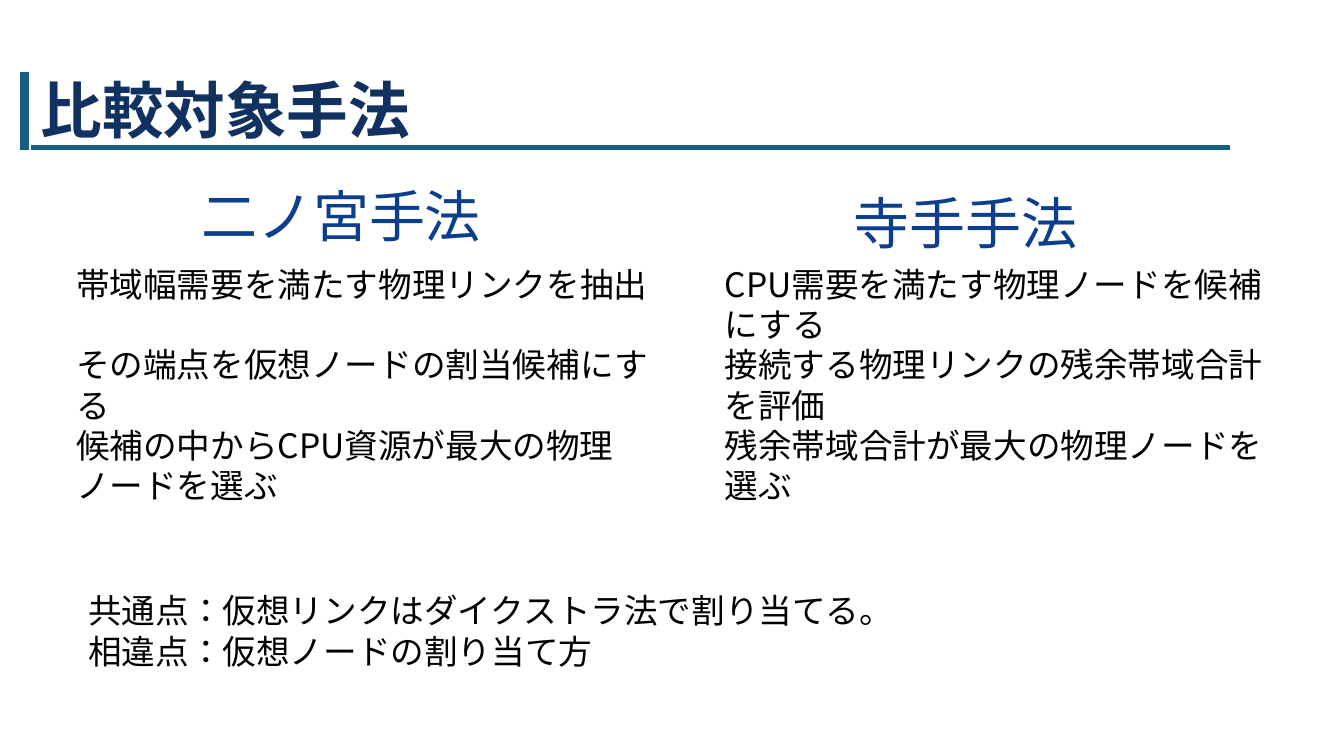
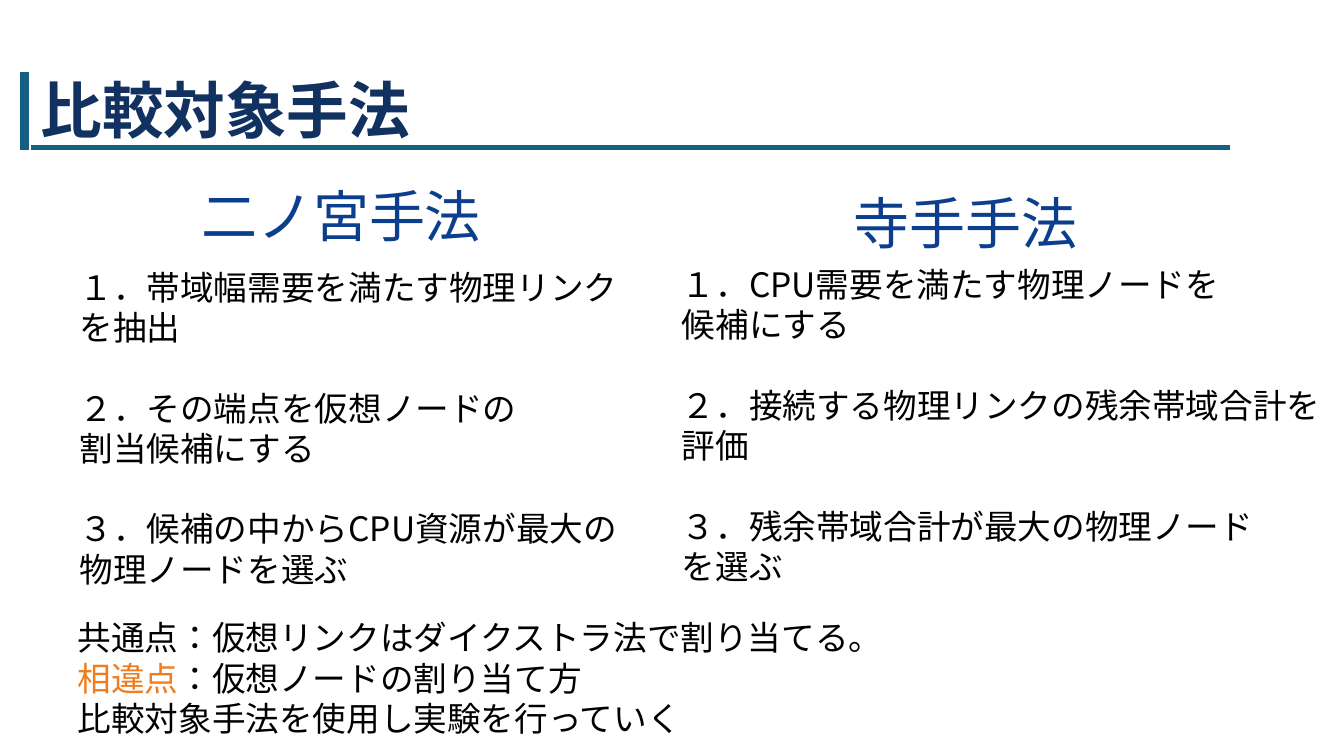
Before and after one commit to tanakalab/15-NFV-and-virtual-networking, a slide deck: slide 3 of 0次案/卒研発表.pptx. Drawn at 1344x756 pixels with LibreOffice and Linux fonts; fonts in the diff are those of the drawing. Boxes give left, top, right and bottom in pixels: in the first picture for what was removed or moved away, otherwise in the second. Text is boxed around its words. In the diff, an @@ line names an element or a change of style, - is before the commit and + after.

```diff
--- a/0次案/卒研発表.pptx
+++ b/0次案/卒研発表.pptx
@@ text at [682,268,1320,581]: text changed @@
-CPU需要を満たす物理ノードを候補にする
-接続する物理リンクの残余帯域合計を評価
-残余帯域合計が最大の物理ノードを選ぶ
+１．CPU需要を満たす物理ノードを
+候補にする
+２．接続する物理リンクの残余帯域合計を
+評価
+３．残余帯域合計が最大の物理ノード
+を選ぶ
@@ text at [80,271,618,585]: text changed @@
-帯域幅需要を満たす物理リンクを抽出
-その端点を仮想ノードの割当候補にする
-候補の中からCPU資源が最大の物理ノードを選ぶ
+１．帯域幅需要を満たす物理リンク
+を抽出
+２．その端点を仮想ノードの
+割当候補にする
+３．候補の中からCPU資源が最大の
+物理ノードを選ぶ
@@ text "共通点：仮想リンクはダイクストラ法で割り当てる。": place and size @@
-text "共通点：仮想リンクはダイクストラ法で割り当てる。" at [88,594,893,667]
+text "共通点：仮想リンクはダイクストラ法で割り当てる。" at [78,621,883,734]
@@ text at [78,662,582,694]: text colour #000000 to #F17C1D in "相違点：仮想ノードの割り当て方" @@
@@ text at [78,702,681,734]: paragraph added @@
+比較対象手法を使用し実験を行っていく
```
Also in this commit, not shown: 4 other slides changed, 1 slide added.
